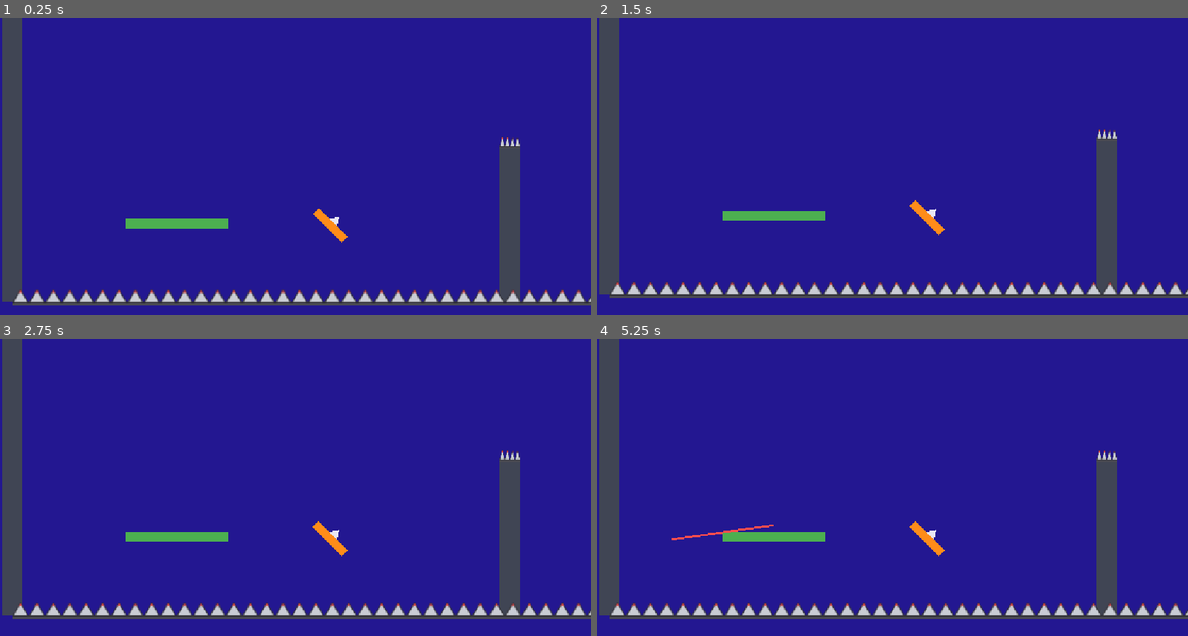
Above: before the commit, frames 1-4 (two rows, left to right).
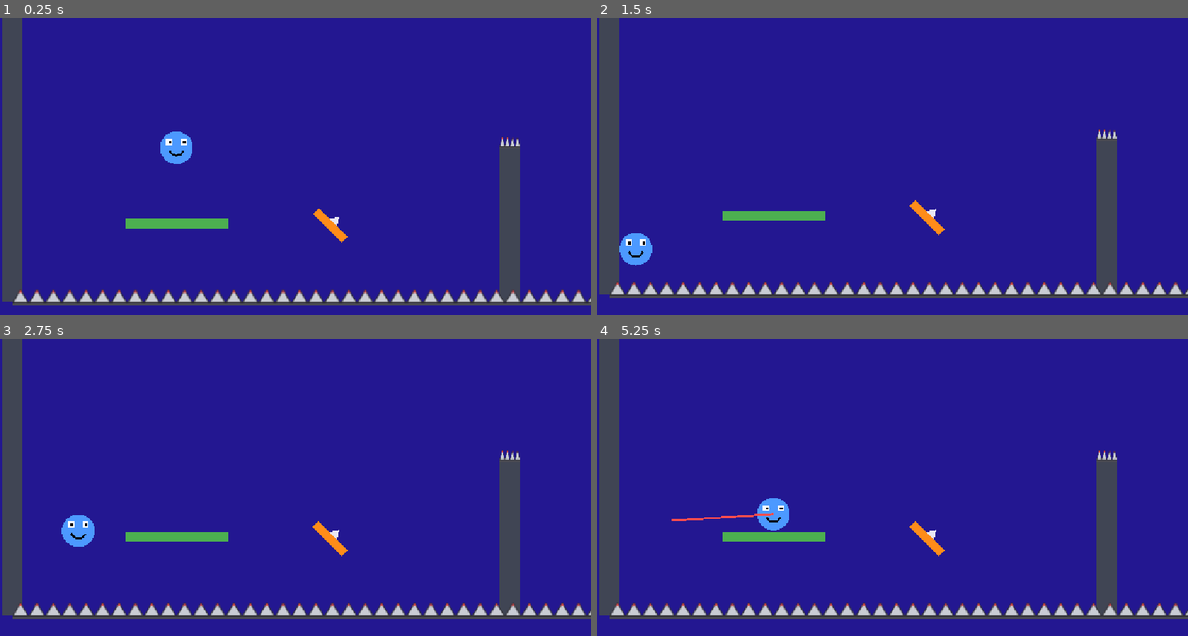
Above: after the commit, the same moments.

Repository: orbitwebsites-cloud/haven
Game: Godot game, scene res://level.tscn
Two runs of this game, one before a commit and one after it. Both use one fixed random seed, a clock stepped at 60 frames per second and the inputs below. The project has no main scene, so this scene is started directly.
Inputs (mouse positions are in pixels of both pictures, inside the frame that each line leads up to):
- Up to frame 1 (0.25 s): no input
- Up to frame 2 (1.5 s): move the mouse to (1022, 166) at 0.52 s; click (1022, 166) at 0.67 s; drag from (774, 199) to (1105, 133) at 1.27 s
- Up to frame 3 (2.75 s): move the mouse to (354, 431) at 2.02 s; click (354, 431) at 2.17 s
- Up to frame 4 (5.25 s): drag from (862, 570) to (644, 609) at 2.77 s; move the mouse to (1069, 555) at 3.52 s; click (1069, 555) at 3.67 s; drag from (715, 454) to (644, 609) at 4.27 s; move the mouse to (922, 505) at 5.02 s; click (922, 505) at 5.17 s

The runs differ from the first frame. In frame 1, 0.5% of the frame differs, in the area x 27-33%, y 38-50%; in frame 2, 0.5%; in frame 3, 0.5%; in frame 4, 0.7%, in the area x 12-33%, y 53-68%.

Commit message:
Use the new character art for the player

Diff:
--- a/level.tscn
+++ b/level.tscn
@@ -9,6 +9,7 @@
 size = Vector2(200, 20)
 
 [sub_resource type="CircleShape2D" id="CircleShape2D_iadlp"]
+radius = 32.0
 
 [sub_resource type="RectangleShape2D" id="RectangleShape2D_LeftWall"]
 size = Vector2(40, 1200)
@@ -43,6 +44,29 @@
 
 [node name="CollisionShape2D" type="CollisionShape2D" parent="Player" unique_id=996561266]
 shape = SubResource("CircleShape2D_iadlp")
+
+[node name="Body" type="Polygon2D" parent="Player"]
+color = Color(0.3, 0.6, 1, 1)
+polygon = PackedVector2Array(32, 0, 31.39, 6.24, 29.56, 12.25, 26.61, 17.78, 22.63, 22.63, 17.78, 26.61, 12.25, 29.56, 6.24, 31.39, 0, 32, -6.24, 31.39, -12.25, 29.56, -17.78, 26.61, -22.63, 22.63, -26.61, 17.78, -29.56, 12.25, -31.39, 6.24, -32, 0, -31.39, -6.24, -29.56, -12.25, -26.61, -17.78, -22.63, -22.63, -17.78, -26.61, -12.25, -29.56, -6.24, -31.39, 0, -32, 6.24, -31.39, 12.25, -29.56, 17.78, -26.61, 22.63, -22.63, 26.61, -17.78, 29.56, -12.25, 31.39, -6.24)
+
+[node name="LeftEye" type="Polygon2D" parent="Player"]
+polygon = PackedVector2Array(-20, -18, -8, -18, -8, -6, -20, -6)
+
+[node name="LeftPupil" type="Polygon2D" parent="Player"]
+color = Color(0, 0, 0, 1)
+polygon = PackedVector2Array(-15, -14, -10, -14, -10, -9, -15, -9)
+
+[node name="RightEye" type="Polygon2D" parent="Player"]
+polygon = PackedVector2Array(8, -18, 20, -18, 20, -6, 8, -6)
+
+[node name="RightPupil" type="Polygon2D" parent="Player"]
+color = Color(0, 0, 0, 1)
+polygon = PackedVector2Array(13, -14, 18, -14, 18, -9, 13, -9)
+
+[node name="Smile" type="Line2D" parent="Player"]
+points = PackedVector2Array(-14, 6, -8, 13, 0, 15, 8, 13, 14, 6)
+width = 4.0
+default_color = Color(0, 0, 0, 1)
 
 [node name="AimLine" type="Line2D" parent="Player" unique_id=1405291834]
 width = 4.0
